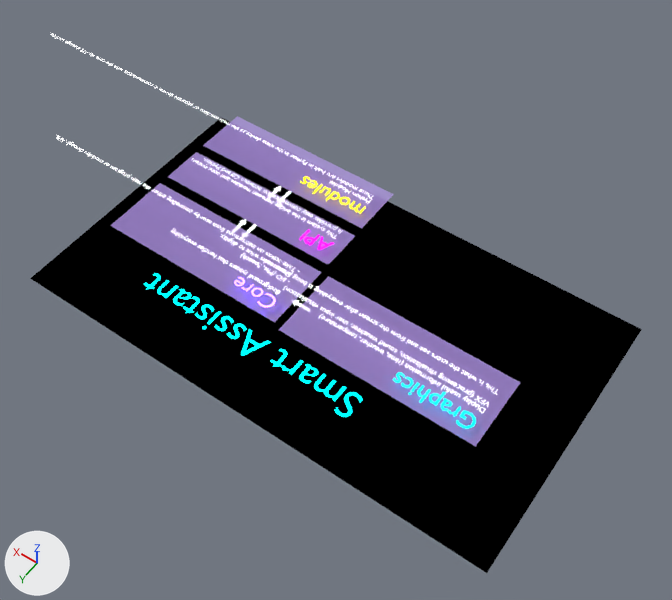
What one commit did to the Blender file Pictures/SmartAssistantPlan.blend.
Before and after are seen from a 50 mm camera at (-45.2, 61.8, 88.6) aimed at (-0.2, -1.2, -10.3). Every picture has the same lights, and +X, +Y and +Z are marked at lower left. Text is drawn in Blender's own font.
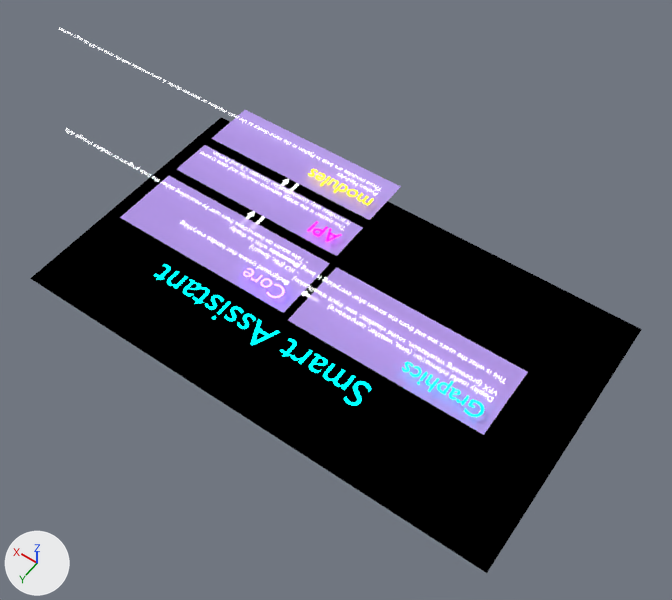
Boxes (x1, y1, x2, y2) around the edits, measured in the pictures (672 x 600 px):
'Plane.001', surface changed, moved: before (279, 276, 521, 447); after (288, 268, 528, 435)
'Plane.002', surface changed, moved: before (110, 183, 322, 323); after (120, 176, 330, 313)
'Plane.004', surface changed, moved: before (203, 116, 394, 228); after (211, 110, 401, 220)
'Plane.003', surface changed, moved: before (168, 152, 355, 265); after (177, 145, 363, 256)
'SnartAssistant', moved: before (144, 273, 363, 417); after (154, 264, 372, 406)
'Text', moved: before (263, 259, 498, 413); after (272, 250, 505, 402)
'Text.002', moved: before (57, 135, 300, 294); after (66, 128, 308, 285)
'Text.001', moved: before (393, 373, 476, 428); after (402, 362, 484, 417)
'Text.004', moved: before (52, 33, 374, 203); after (59, 28, 381, 196)
'Text.003', moved: before (192, 158, 342, 239); after (200, 151, 351, 231)
'APIText.001', moved: before (300, 177, 366, 213); after (308, 169, 374, 205)
'CoreText', moved: before (234, 277, 276, 307); after (243, 268, 285, 298)
'APIText', moved: before (300, 229, 334, 250); after (307, 221, 342, 242)
'Plane.005', moved: before (293, 300, 302, 307); after (302, 291, 310, 297)

Edits to the bpy script that builds the scene:
```text
Change mat_semitransparent:
    where n1 = _N.new('ShaderNodeMixShader'); n1.name = 'Mix Shader'
    add n1.inputs[0].default_value = 0.8  # 'Factor'
Change ob_plane_001:
    ob_plane_001.location: (-15.0, 7.3, -1.0) -> (-15.0, 5.6, -1.0)
Change ob_plane_002:
    ob_plane_002.location: (13.0, 7.0, -1.0) -> (13.0, 5.3, -1.0)
Change ob_plane_003:
    ob_plane_003.location: (13.1, -2.0, -1.0) -> (13.1, -3.8, -1.0)
Change ob_plane_004:
    ob_plane_004.location: (13.1, -9.6, -1.0) -> (13.1, -11.3, -1.0)
Change ob_plane_005:
    ob_plane_005.location: (-1.4, 7.3, -2.0) -> (-1.4, 5.6, -2.0)
Change ob_snartassistant:
    ob_snartassistant.location: (0.0, 16.4, 0.0) -> (0.0, 14.6, 0.0)
```
